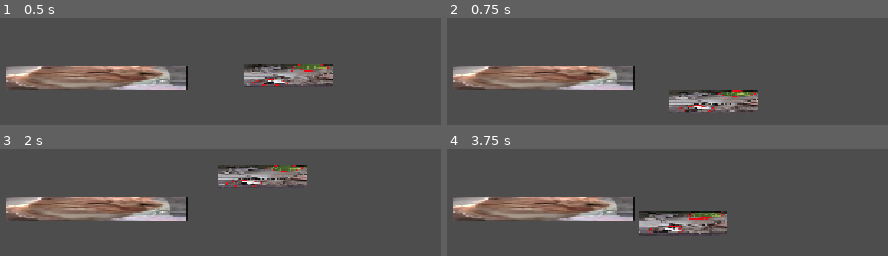
Above: before the commit, frames 1-4 (two rows, left to right).
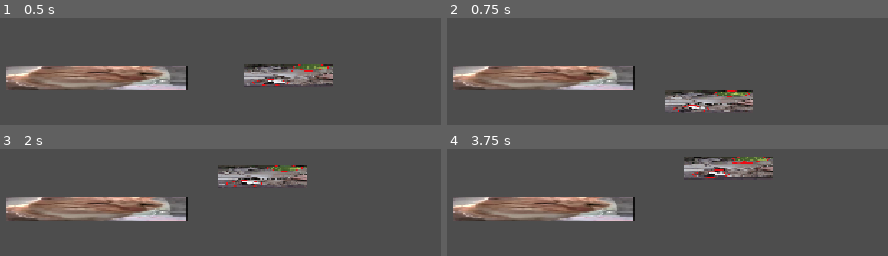
Above: after the commit, the same moments.

Repository: waffle-around/murphys-law
Game: Godot game, scene res://davisTesting(noGirlsAllowed).tscn
Same seed, same stepped clock (60 frames per second), same inputs: the game is played once before the commit and once after it.
Inputs:
- Up to frame 1 (0.5 s): no input
- Up to frame 2 (0.75 s): tap Enter (ui_accept) at 0.5 s; hold Right (ui_right) from 0.53 s (still down)
- Up to frame 3 (2 s): keep holding Right (ui_right); tap Enter (ui_accept) at 0.77, 1.52 s
- Up to frame 4 (3.75 s): release Right (ui_right) at 2.03 s; hold Left (ui_left) 2.03-2.78 s; hold Right (ui_right) from 2.78 s (still down); tap Enter (ui_accept) at 3.02 s

Frame 1 is identical in both runs. In frame 2, 2.2% of the frame differs, in the area x 49-71%, y 67-89%; in frame 3, 0.2%; in frame 4, 6.9%, in the area x 43-74%, y 7-82%.

Commit message:
BIG MONEY MOVES

Diff:
--- a/davisTesting(noGirlsAllowed).tscn
+++ b/davisTesting(noGirlsAllowed).tscn
@@ -3,7 +3,8 @@
 [ext_resource type="PackedScene" uid="uid://cv866pxkpx1g6" path="res://game objects/player_test.tscn" id="1_tyddb"]
 [ext_resource type="PackedScene" uid="uid://ckun8sv6gl0ik" path="res://game objects/Enemy_test.tscn" id="2_345v8"]
 
-[sub_resource type="WorldBoundaryShape2D" id="WorldBoundaryShape2D_velac"]
+[sub_resource type="RectangleShape2D" id="RectangleShape2D_jon38"]
+size = Vector2(1330, 10)
 
 [node name="game" type="Node2D" unique_id=803908265]
 
@@ -13,7 +14,8 @@
 [node name="StaticBody2D" type="StaticBody2D" parent="." unique_id=1608594074]
 
 [node name="CollisionShape2D" type="CollisionShape2D" parent="StaticBody2D" unique_id=256072534]
-shape = SubResource("WorldBoundaryShape2D_velac")
+position = Vector2(179, 5)
+shape = SubResource("RectangleShape2D_jon38")
 
 [node name="RigidBody2D" parent="." unique_id=1224628070 instance=ExtResource("2_345v8")]
 position = Vector2(553, -158)
--- a/game objects/Enemy_test.tscn
+++ b/game objects/Enemy_test.tscn
@@ -11,6 +11,7 @@
 
 [node name="CharacterBody2D" type="CharacterBody2D" unique_id=1893916571]
 script = ExtResource("1_jon38")
+metadata/_edit_group_ = true
 
 [node name="Sprite2D" type="Sprite2D" parent="." unique_id=1306583889]
 scale = Vector2(0.9, 0.135)
--- a/scripts/enemy_test.gd
+++ b/scripts/enemy_test.gd
@@ -1,8 +1,9 @@
 extends CharacterBody2D
 
 @onready var player_node: CharacterBody2D = get_parent().get_node("Player")
-var speed: float = 35.0
+var speed: float = 100.0
 var gravity = 15
+var is_waiting: bool = false
 
 @export_range(-1,1) var dir: int = 1
 
@@ -12,22 +13,24 @@
 	$Sprite2D.flip_h = false if dir == 1 else true
 
 func _physics_process(delta: float) -> void:
-	if dir == 1 and (!$rightray.is_colliding() or $rightwallray.is_colliding()):
-		$Sprite2D.flip_h = true
-		dir = 0
-		_wait_dir_change(-1)
-	if dir == -1 and (!$leftray.is_colliding() or $leftwallray.is_colliding()):
-		$Sprite2D.flip_h = false
-		dir = 0
-		_wait_dir_change(1)
-
+	if not is_waiting:
+		if dir == 1 and (!$rightray.is_colliding() or $rightwallray.is_colliding()):
+			$Sprite2D.flip_h = true
+			is_waiting = true
+			_wait_dir_change(-1)
+		elif dir == -1 and (!$leftray.is_colliding() or $leftwallray.is_colliding()):
+			$Sprite2D.flip_h = false
+			is_waiting = true
+			_wait_dir_change(1)
 	velocity.x = lerp(velocity.x, dir * speed, 10.0 * delta)
 	velocity.y += gravity
 	move_and_slide()
 
-func _wait_dir_change(desired_dir: int):
+func _wait_dir_change(desired_dir: int) -> void:
+	dir = 0
 	await get_tree().create_timer(0.5).timeout
 	dir = desired_dir
+	is_waiting = false
 
 func _on_area_2d_body_entered(body: Node2D) -> void:
 	if body == player_node:
